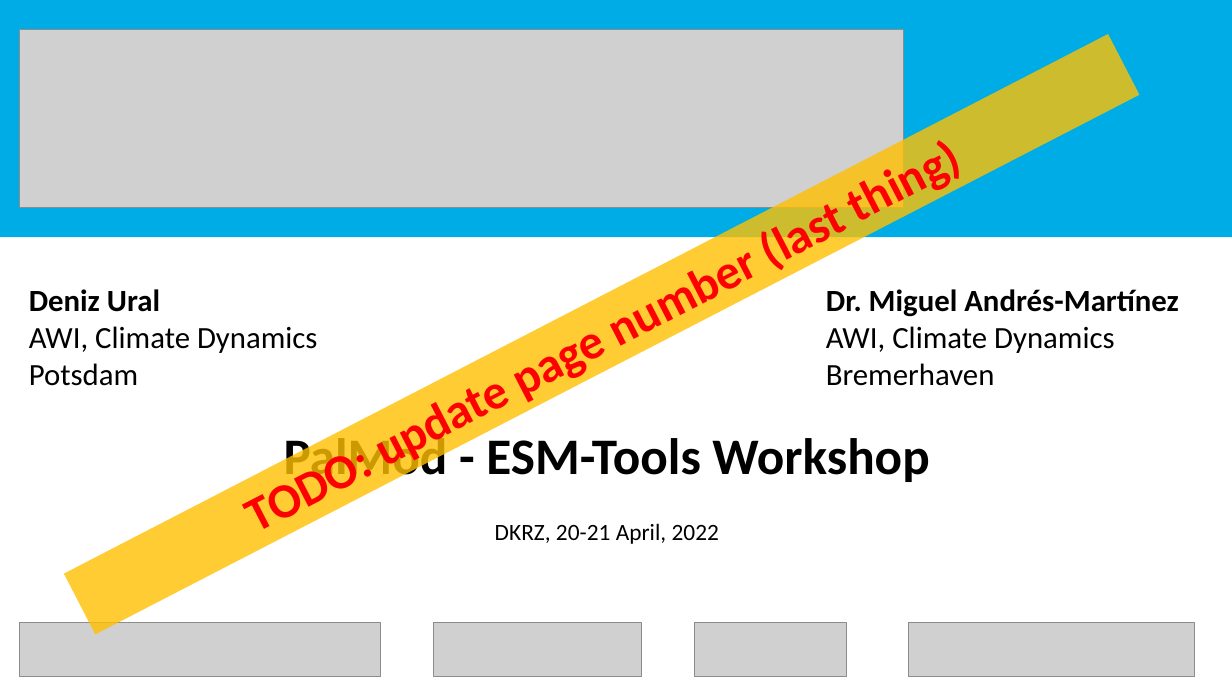
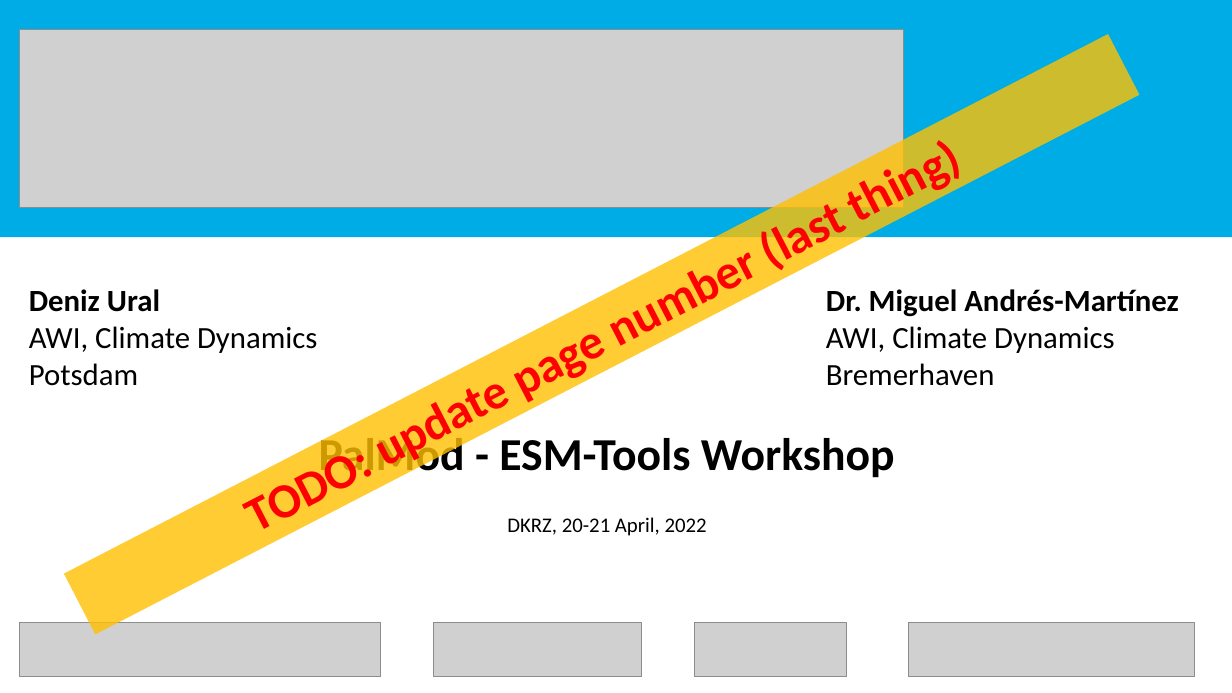
Before and after one commit to esm-tools/workshops, a slide deck: slide 1 of PalMod2022/docs/1_Introduction.pptx. Drawn at 1232x693 pixels with LibreOffice and Linux fonts; fonts in the diff are those of the drawing; grey boxes stand for pictures. Boxes give left, top, right and bottom in pixels: in the first picture for what was removed or moved away, otherwise in the second. Text is boxed around its words. In the diff, an @@ line names an element or a change of style, - is before the commit and + after.

```diff
--- a/PalMod2022/docs/1_Introduction.pptx
+++ b/PalMod2022/docs/1_Introduction.pptx
@@ subtitle "PalMod - ESM-Tools Workshop" at (319,432,895,536): size 39.9 to 35.6 pt in "PalMod - ESM-Tools Workshop"; size 18.2 to 16.2 pt in "DKRZ, 20-21 April, 2022" @@
```
Also in this commit, not shown: 1 other slide changed.
